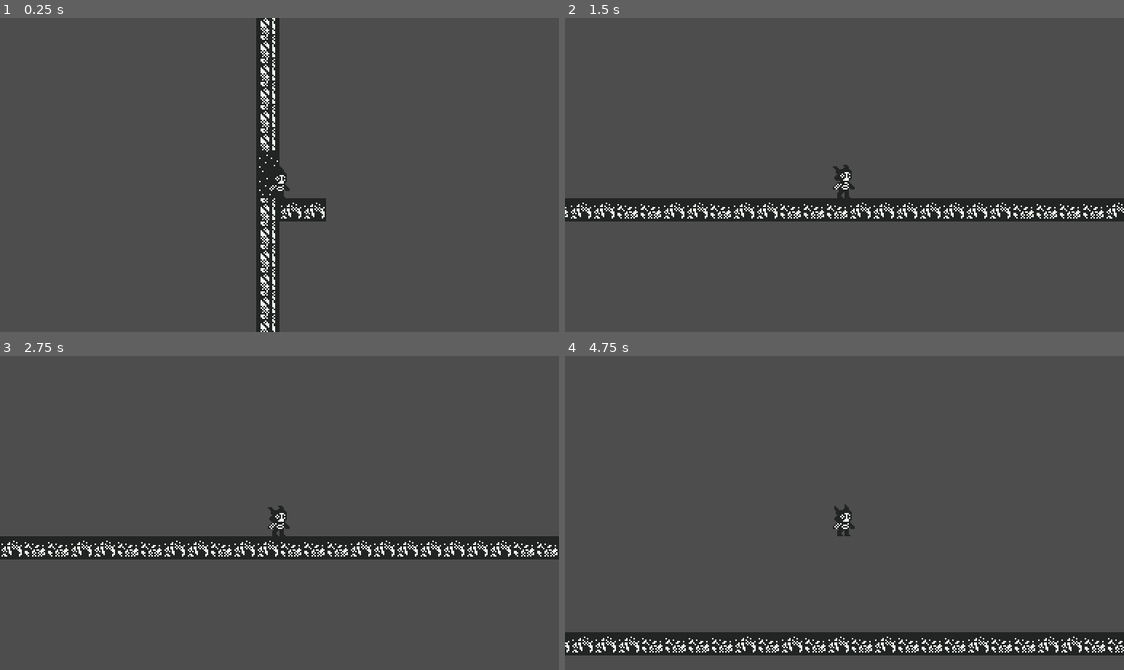
Above: before the commit, frames 1-4 (two rows, left to right).
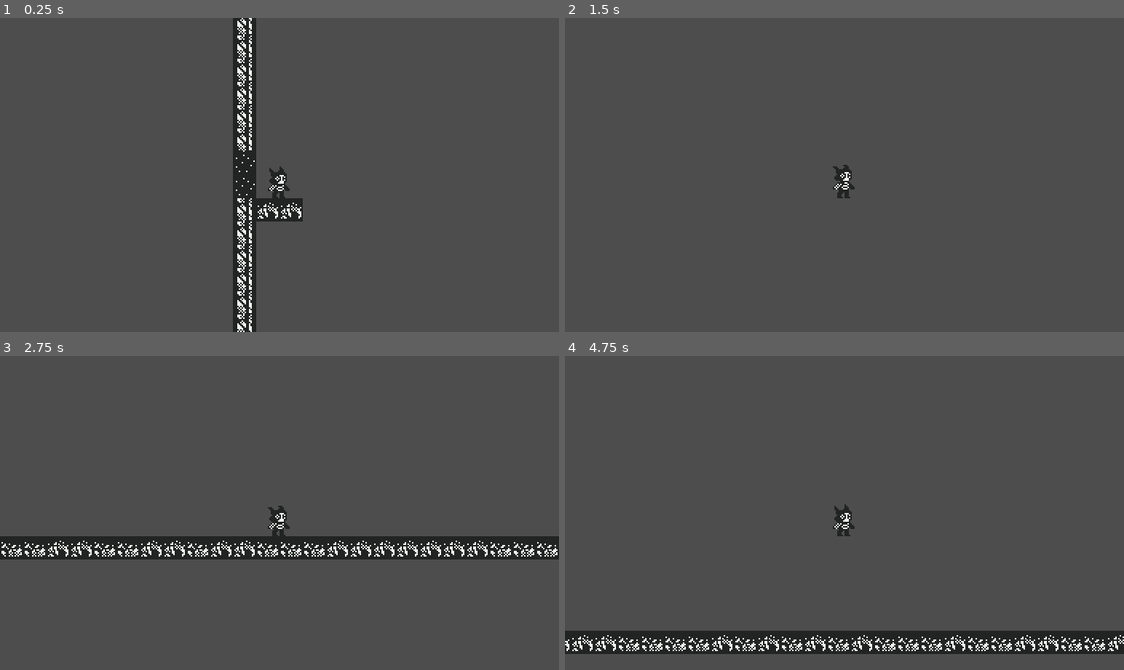
Above: after the commit, the same moments.

Repository: SpeedOfSmell/cryptid-caper
Game: Godot game, scene res://assets/game/game_manager.tscn
The game is run twice, just before and just after one commit, with the same random seed, the same clock (stepped at 60 frames per second) and the same inputs.
Inputs:
- Up to frame 1 (0.25 s): no input
- Up to frame 2 (1.5 s): tap Enter (ui_accept) at 0.5, 0.77 s; hold Right (ui_right) from 0.53 s (still down)
- Up to frame 3 (2.75 s): tap Enter (ui_accept) at 1.52 s; release Right (ui_right) at 2.03 s; hold Left (ui_left) from 2.03 s (still down)
- Up to frame 4 (4.75 s): release Left (ui_left) at 2.78 s; hold Right (ui_right) 2.78-4.28 s; tap Enter (ui_accept) at 3.02, 3.77, 4.52 s; hold Left (ui_left) from 4.28 s (still down)

The runs differ from the first frame. In frame 1, 8.3% of the frame differs, in the area x 41-59%, y 0-100%; in frame 2, 7.4%; in frame 3, 0.6%; in frame 4, 2.7%.

Commit message:
add (buggy) room navigation

Diff:
--- a/assets/game/room_manager/room.gd
+++ b/assets/game/room_manager/room.gd
@@ -1,6 +1,9 @@
 class_name Room
 extends Node2D
 
+signal request_room_change(room: Room)
+
+const room_scene = preload("res://assets/game/room_manager/room.tscn")
 const player_scene = preload("res://assets/game/player/player.tscn")
 
 const CEILING_TILES: Array[Vector2i] = [Vector2i(1,0), Vector2i(2,0), Vector2i(3,0), Vector2i(4,0)]
@@ -15,7 +18,6 @@
 
 const TILEMAP_SOURCE_ID = 0
 
-
 var tilemap: TileMapLayer
 
 # Width of the room in tiles
@@ -25,12 +27,15 @@
 # Size of tiles in pixels
 var tile_size: Vector2i
 
+var player: Node2D
 var previous_room: Room
 var next_rooms: Array[Room]
 
 func generate(prev_room: Room):
 	room_width = 64
 	room_height = 32
+
+	previous_room = prev_room
 
 	tilemap = $TileMapLayer
 	tile_size = tilemap.tile_set.tile_size
@@ -72,6 +77,10 @@
 	tilemap.set_cell(Vector2i(0, entry_door_y), TILEMAP_SOURCE_ID, DOOR_TILE)
 	tilemap.set_cell(Vector2i(0, entry_door_y - 1), TILEMAP_SOURCE_ID, DOOR_TILE)
 
+	var entry_door_area: Area2D = generate_door_collisionbox(Vector2i(0, entry_door_y))
+	entry_door_area.body_entered.connect(door_entered.bind(-1))
+	add_child(entry_door_area)
+
 	# Entry platform
 	tilemap.set_cell(Vector2i(1, entry_door_y + 1), TILEMAP_SOURCE_ID, FLOOR_TILES.pick_random())
 	tilemap.set_cell(Vector2i(2, entry_door_y + 1), TILEMAP_SOURCE_ID, FLOOR_TILES.pick_random())
@@ -88,16 +97,9 @@
 		tilemap.set_cell(Vector2i(room_width - 1, exit_door_y), TILEMAP_SOURCE_ID, DOOR_TILE)
 		tilemap.set_cell(Vector2i(room_width - 1, exit_door_y - 1), TILEMAP_SOURCE_ID, DOOR_TILE)
 
-		# Create collision area exact shape and position of the door
-		var door_area: Area2D = Area2D.new()
-		var door_col_shape: CollisionShape2D = CollisionShape2D.new()
-		var rect_shape: RectangleShape2D = RectangleShape2D.new()
-		rect_shape.size = Vector2i(tile_size.x, tile_size.y * 2)
-		door_col_shape.shape = rect_shape
-		door_area.add_child(door_col_shape)
-		door_area.position = Vector2i((room_width - 1) * tile_size.x + (tile_size.x / 2), exit_door_y * tile_size.y)
-		door_area.body_entered.connect(door_entered.bind(i))
-		add_child(door_area)
+		var exit_door_area: Area2D = generate_door_collisionbox(Vector2i(room_width - 1, exit_door_y))
+		exit_door_area.body_entered.connect(door_entered.bind(i))
+		add_child(exit_door_area)
 
 		# Exit platform
 		tilemap.set_cell(Vector2i(room_width - 2, exit_door_y + 1), TILEMAP_SOURCE_ID, FLOOR_TILES.pick_random())
@@ -108,9 +110,21 @@
 
 	return Vector2i(0, entry_door_y)
 
+# door_pos is tile coordinates of bottom door tile
+func generate_door_collisionbox(door_pos: Vector2i) -> Area2D:
+	# Create collision area exact shape and position of the door
+	var door_area: Area2D = Area2D.new()
+	var door_col_shape: CollisionShape2D = CollisionShape2D.new()
+	var rect_shape: RectangleShape2D = RectangleShape2D.new()
+	rect_shape.size = Vector2i(tile_size.x, tile_size.y * 2)
+	door_col_shape.shape = rect_shape
+	door_area.add_child(door_col_shape)
+	door_area.position = Vector2i(door_pos.x * tile_size.x + (tile_size.x / 2), door_pos.y * tile_size.y)
+	return door_area
+
 func spawn_player(entry_door_pos: Vector2i):
-	var player: Node2D = player_scene.instantiate()
-	player.position = Vector2i((entry_door_pos.x + 1) * tile_size.x, entry_door_pos.y * tile_size.y)
+	player = player_scene.instantiate()
+	player.position = Vector2i((entry_door_pos.x + 2) * tile_size.x, entry_door_pos.y * tile_size.y)
 	add_child(player)
 
 func door_entered(body: Node2D, door: int):
@@ -118,3 +132,18 @@
 		return
 
 	print("door %s was entered" % door)
+
+	if door == -1:
+		if previous_room != null:
+			request_room_change.emit(previous_room)
+			return
+		else:
+			return
+
+	if next_rooms[door] == null:
+		var new_room: Room = room_scene.instantiate()
+		new_room.generate(self)
+		next_rooms[door] = new_room
+
+	player.position.x -= tile_size.x
+	request_room_change.emit(next_rooms[door])
--- a/assets/game/room_manager/room_manager.gd
+++ b/assets/game/room_manager/room_manager.gd
@@ -18,6 +18,17 @@
 	pass
 
 func generate_first_room() -> Room:
-	var first_room = ROOM_SCENE.instantiate()
+	var first_room: Room = ROOM_SCENE.instantiate()
 	first_room.generate(null)
+	first_room.request_room_change.connect(change_room)
 	return first_room
+
+func change_room(room: Room):
+	# TODO: We are removing the child from the tree here but not releasing it from memory.
+	# We need to ensure it eventually gets released from memory when it is no longer needed (probably when starting a new game)
+	remove_child.call_deferred(current_room)
+
+	room.request_room_change.connect(change_room)
+	add_child.call_deferred(room)
+
+	current_room = room
